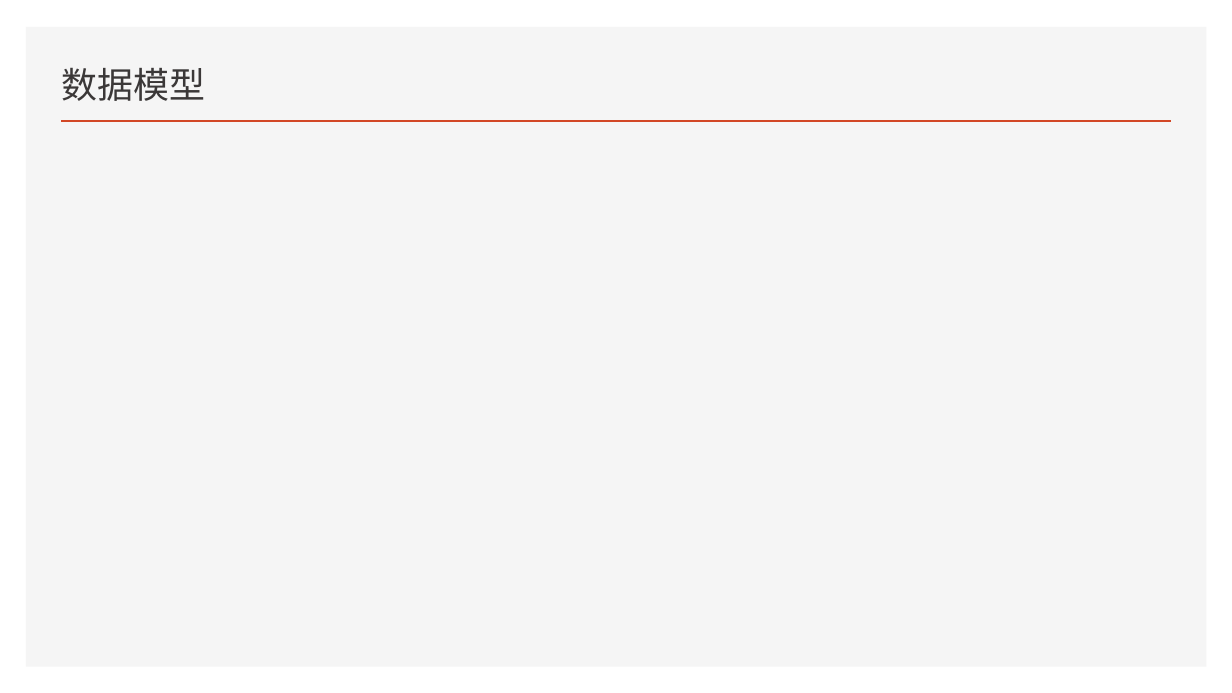
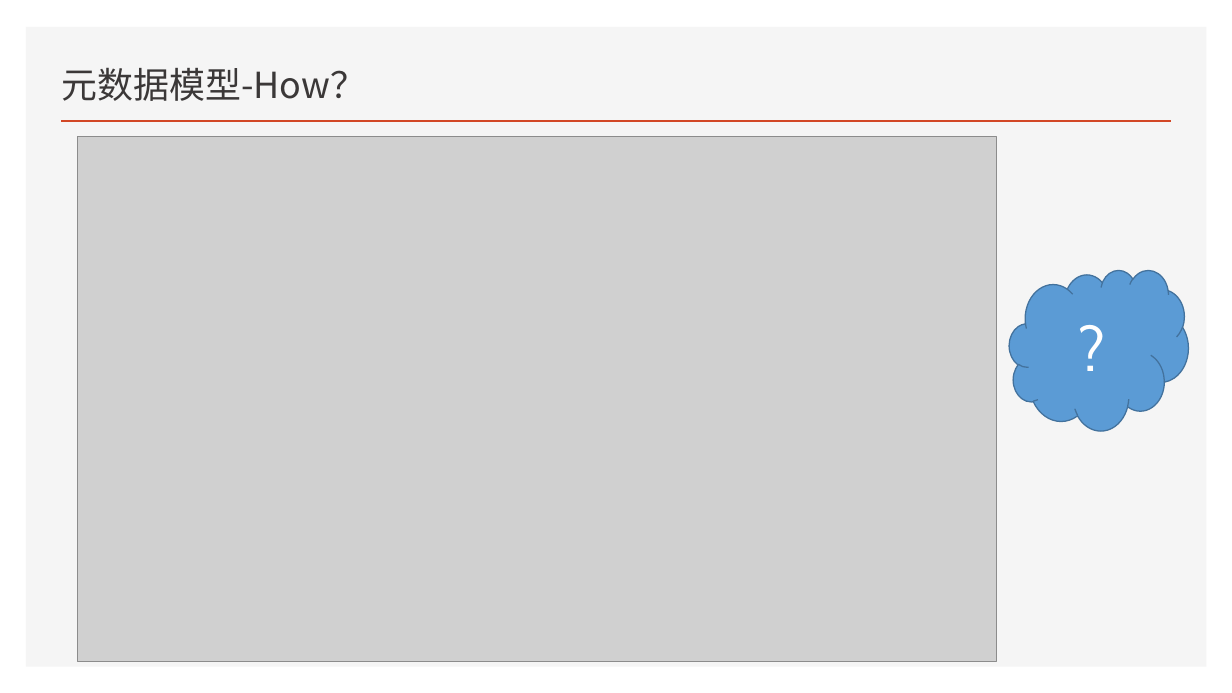
Before and after one commit to Zhangwusheng/Zhangwusheng.github.io, a slide deck: slide 5 of _posts/OpenTsdb基本原理.pptx (slide 7 before the commit). Drawn at 1232x693 pixels with LibreOffice and Linux fonts; fonts in the diff are those of the drawing; grey boxes stand for pictures. Boxes give left, top, right and bottom in pixels: in the first picture for what was removed or moved away, otherwise in the second. Text is boxed around its words. In the diff, an @@ line names an element or a change of style, - is before the commit and + after.

```diff
--- a/_posts/OpenTsdb基本原理.pptx
+++ b/_posts/OpenTsdb基本原理.pptx
@@ title at bbox=[62, 67, 366, 101]: text changed @@
-数据模型
+元数据模型-How？
@@ picture added at bbox=[78, 137, 997, 662] @@
@@ cloud added at bbox=[1009, 270, 1189, 431], fill #5B9BD5, outline #43739E 1 pt, 48 pt, text #FFFFFF @@
+?
```
Also in this commit, not shown: 5 other slides changed, 20 slides added, 1 slide removed, 4 other files.
